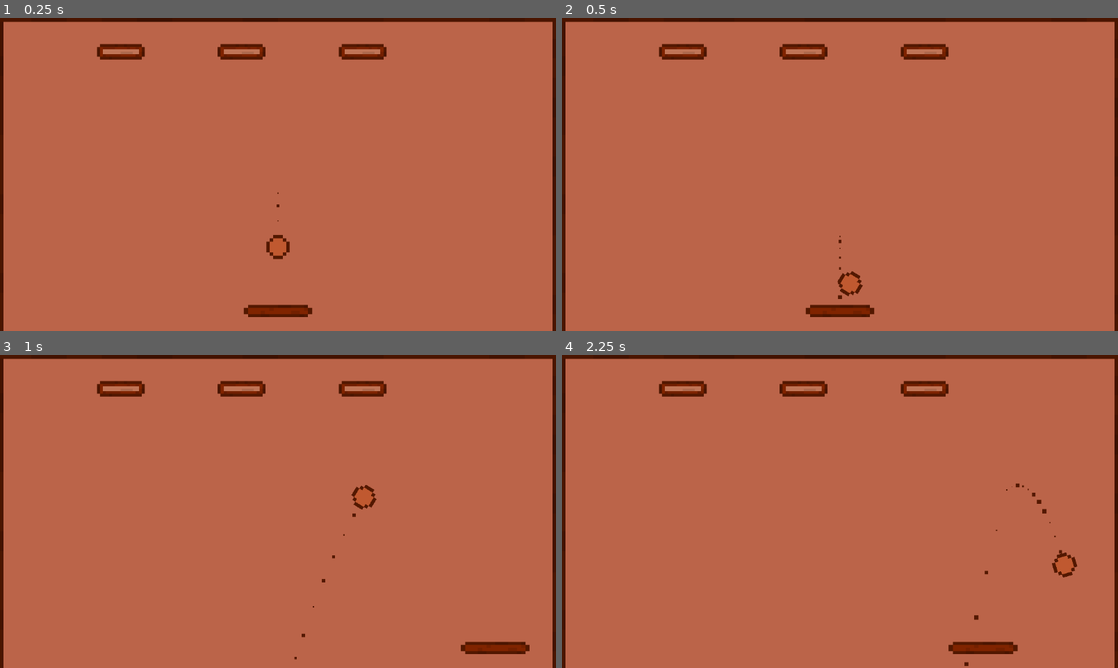
Above: before the commit, frames 1-4 (two rows, left to right).
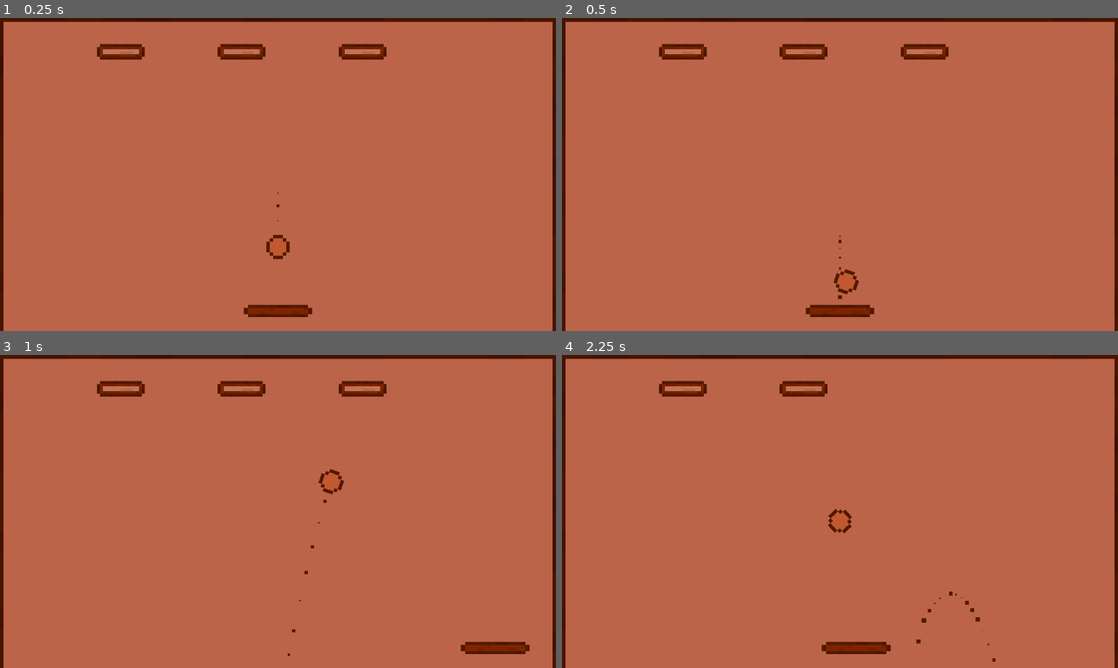
Above: after the commit, the same moments.

Repository: Let-s-Godot-Now/Breakout
Game: Godot game, scene res://tscn/main.tscn
Same seed, same stepped clock (60 frames per second), same inputs: the game is played once before the commit and once after it.
Inputs:
- Up to frame 1 (0.25 s): no input
- Up to frame 2 (0.5 s): no input
- Up to frame 3 (1 s): hold Right (move_right) from 0.53 s (still down); hold Shift (faster_shift) from 0.53 s (still down)
- Up to frame 4 (2.25 s): release Right (move_right) at 1.28 s; release Shift (faster_shift) at 1.28 s; hold Left (move_left) 1.28-2.03 s; tap Shift (faster_shift) at 1.35 s; hold Right (move_right) from 2.03 s (still down); hold Shift (faster_shift) from 2.03 s (still down)

Frame 1 is identical in both runs. In frame 2, 0.2% of the frame differs, in the area x 48-55%, y 80-89%; in frame 3, 0.6%; in frame 4, 1.9%, in the area x 46-93%, y 8-100%.

Commit message:
完善擦球机制

Diff:
--- a/scripts/ball.gd
+++ b/scripts/ball.gd
@@ -2,6 +2,7 @@
 
 @onready var colli_shape = $BallArea/CollisionShape2D
 @onready var brick_arr = $"../Bricks"
+@onready var paddle = $"../Paddle"
 
 var knock_sound1 = preload("res://res/audio/ball_knock_1.ogg")
 var knock_sound2 = preload("res://res/audio/ball_knock_2.ogg")
@@ -23,31 +24,39 @@
 
 func _on_ball_area_entered(area: Area2D):
 	match area.name:
+		"PaddleNoodle":
+			if paddle.rem_speed_velocity == 0:
+				bounce(-PI / 2, 5)
+			else:
+				bounce(-PI / 2 + paddle.rem_speed_velocity / 4, 9)
 		"Up":
-			bounce(-PI / 2)
+			bounce(-PI / 2, 3)
 		"Down":
-			bounce(PI / 2)
+			bounce(PI / 2, 3)
 		"Left":
-			bounce(PI)
+			bounce(PI, 3)
 		"Right":
-			bounce(0)
+			bounce(0, 3)
 		"leyline of the void":
 			reset()
 			$"../Paddle".reset()
 	if area.get_parent().get_parent() == brick_arr:
 		var particles = load("res://tscn/boom_particles.tscn").instantiate()
 		area.get_parent().get_parent().add_child(particles)
-		particles.position=area.get_parent().position
-		particles.get_node("Particles").emitting=true
+		particles.position = area.get_parent().position
+		particles.get_node("Particles").emitting = true
 
 	var sound
-	if randf() > 0.5: sound = knock_sound1
-	else: sound = knock_sound2
+	if randf() > 0.5:
+		sound = knock_sound1
+	else:
+		sound = knock_sound2
 	$AudioStreamPlayer2D.stream = sound
 	$AudioStreamPlayer2D.play()
 
-func bounce(dir):
+
+func bounce(dir, degree):
 	randomize()
-	dir += randf_range(-PI / 3, PI / 3)
+	dir += randf_range(-PI / degree, PI / degree)
 	rotation = dir
 	velocity = Vector2(1, 0).rotated(dir) * speed
--- a/scripts/paddle.gd
+++ b/scripts/paddle.gd
@@ -2,13 +2,15 @@
 
 @onready var plane = $Plane
 
-var speed = 500
+@export var speed = 500
+var rem_speed_velocity: float
 var screen_size = Vector2.ZERO
 var plane_size = Vector2.ZERO
 
 
 func _ready():
 	set_clamp()
+
 
 func set_clamp():
 	screen_size = get_viewport_rect().size
@@ -25,11 +27,17 @@
 	if Input.is_action_pressed("move_left"):
 		if Input.is_action_pressed("faster_shift"):
 			position.x -= speed * delta * 2
+			rem_speed_velocity = -speed * delta * 2
 		else:
 			position.x -= speed * delta
+			rem_speed_velocity = -speed * delta
 	elif Input.is_action_pressed("move_right"):
 		if Input.is_action_pressed("faster_shift"):
 			position.x += speed * delta * 2
+			rem_speed_velocity = speed * delta * 2
 		else:
 			position.x += speed * delta
+			rem_speed_velocity = speed * delta
+	else:
+		rem_speed_velocity = 0
 	position.x = clamp(position.x, plane_size.x / 2, screen_size.x - plane_size.x / 2)
--- a/tscn/paddle.tscn
+++ b/tscn/paddle.tscn
@@ -19,9 +19,9 @@
 scale = Vector2(-0.0310559, 0.0580412)
 texture = SubResource("CanvasTexture_5qsq7")
 
-[node name="Up" type="Area2D" parent="."]
+[node name="PaddleNoodle" type="Area2D" parent="."]
 
-[node name="CollisionShape2D" type="CollisionShape2D" parent="Up"]
+[node name="CollisionShape2D" type="CollisionShape2D" parent="PaddleNoodle"]
 shape = SubResource("RectangleShape2D_e8q0q")
 
 [node name="Sprite2D" type="Sprite2D" parent="."]
